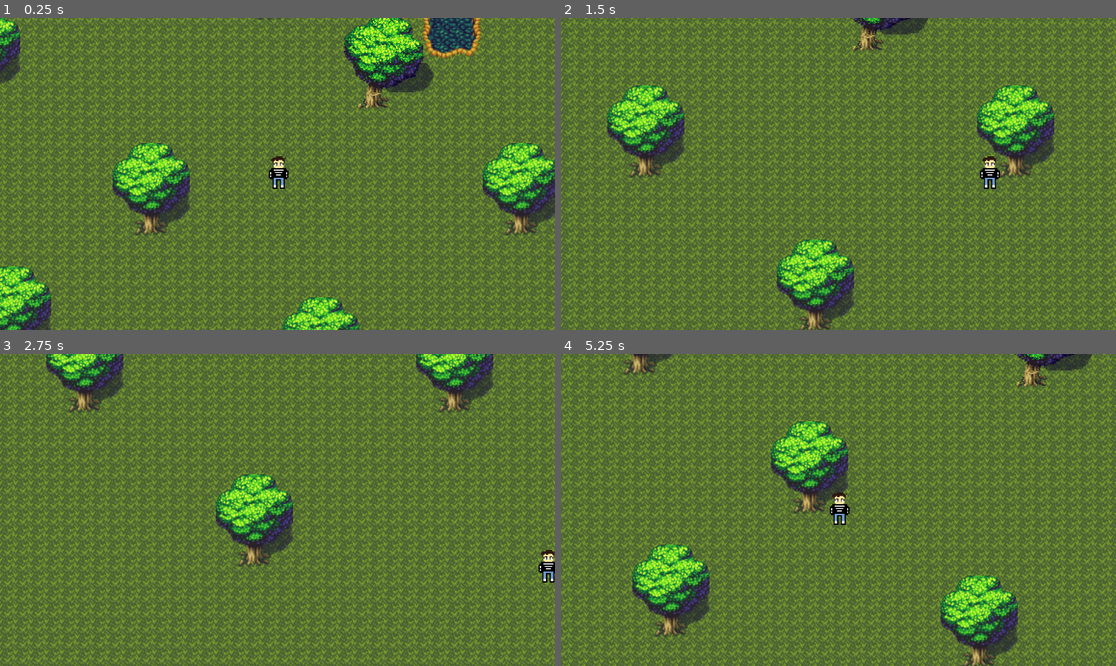
Above: before the commit, frames 1-4 (two rows, left to right).
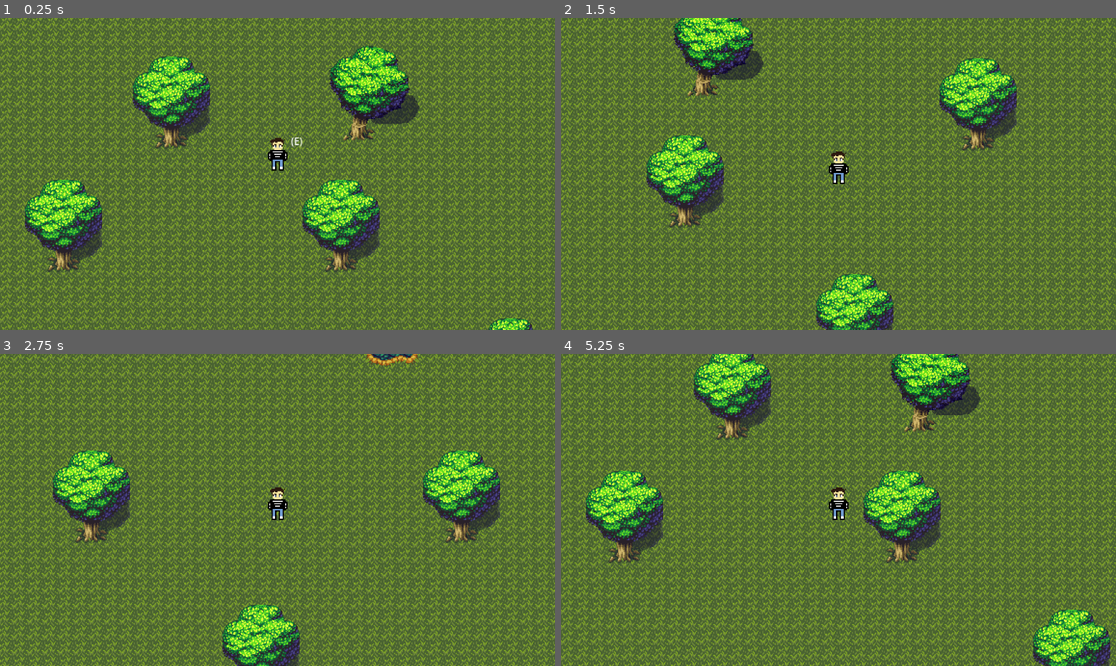
Above: after the commit, the same moments.

Repository: Jack-Jackk/ROE-Online
Game: Godot game, scene res://Scenes/main.tscn
Two runs of this game, one before a commit and one after it. Both use one fixed random seed, a clock stepped at 60 frames per second and the inputs below.
Inputs:
- Up to frame 1 (0.25 s): no input
- Up to frame 2 (1.5 s): tap Enter at 0.5 s; hold D (move_right) 0.53-1.28 s; tap E (interact) at 0.6, 1.35 s; hold S (move_down) from 1.28 s (still down)
- Up to frame 3 (2.75 s): release S (move_down) at 2.03 s; hold D (move_right) from 2.03 s (still down); tap E (interact) at 2.1 s
- Up to frame 4 (5.25 s): release D (move_right) at 2.78 s; hold W (move_up) 2.78-3.53 s; tap E (interact) every 0.75 s from 2.85 to 5.1 s; hold A (move_left) 3.53-5.03 s; hold S (move_down) from 5.03 s (still down)

The runs differ from the first frame. In frame 1, 51% of the frame differs, in the area x 0-100%, y 0-100%; in frame 2, 51%; in frame 3, 46%; in frame 4, 54%.

Commit message:
added interactable top level definitions

Diff:
--- a/Scenes/Player.tscn
+++ b/Scenes/Player.tscn
@@ -6,19 +6,23 @@
 [sub_resource type="CircleShape2D" id="CircleShape2D_ycf1b"]
 radius = 7.0
 
-[node name="CharacterBody2D" type="CharacterBody2D"]
+[sub_resource type="CircleShape2D" id="CircleShape2D_pco1h"]
+radius = 32.0624
+
+[node name="Player" type="CharacterBody2D"]
 y_sort_enabled = true
+position = Vector2(1, 2)
 script = ExtResource("1_dki0j")
 
 [node name="Sprite2D" type="Sprite2D" parent="."]
 y_sort_enabled = true
-position = Vector2(660, 309)
+position = Vector2(307, 159)
 scale = Vector2(0.160933, 0.156223)
 texture = ExtResource("2_lfre7")
 
 [node name="Camera2D" type="Camera2D" parent="."]
 y_sort_enabled = true
-position = Vector2(630, 310)
+position = Vector2(278, 165)
 zoom = Vector2(2, 2)
 limit_left = 2
 limit_top = 0
@@ -26,6 +30,32 @@
 limit_bottom = 671
 
 [node name="CollisionShape2D" type="CollisionShape2D" parent="."]
-position = Vector2(631, 319)
+position = Vector2(278, 170)
 shape = SubResource("CircleShape2D_ycf1b")
 one_way_collision_margin = 0.0
+
+[node name="Interaction Components" type="Node2D" parent="."]
+z_index = 2
+position = Vector2(279, 160)
+
+[node name="InteractLabel" type="Label" parent="Interaction Components"]
+offset_left = -95.0
+offset_top = -22.0
+offset_right = 134.0
+offset_bottom = 5.0
+theme_override_font_sizes/font_size = 10
+text = "(E)"
+horizontal_alignment = 1
+
+[node name="InteractionArea" type="Area2D" parent="Interaction Components"]
+position = Vector2(0, -1)
+collision_layer = 0
+collision_mask = 2
+monitorable = false
+
+[node name="CollisionShape2D" type="CollisionShape2D" parent="Interaction Components/InteractionArea"]
+position = Vector2(-2, -2)
+shape = SubResource("CircleShape2D_pco1h")
+
+[connection signal="area_entered" from="Interaction Components/InteractionArea" to="." method="_on_interaction_area_area_entered"]
+[connection signal="area_exited" from="Interaction Components/InteractionArea" to="." method="_on_interaction_area_area_exited"]
--- a/Scenes/choppable.tscn
+++ b/Scenes/choppable.tscn
@@ -141,10 +141,22 @@
 tracks/0/type = "value"
 tracks/0/imported = false
 tracks/0/enabled = true
-tracks/0/path = NodePath("AnimatedSprite2D:frame")
-tracks/0/interp = 1
-tracks/0/loop_wrap = true
-tracks/0/keys = {
+tracks/0/path = NodePath("AnimatedSprite2D:animation")
+tracks/0/interp = 1
+tracks/0/loop_wrap = true
+tracks/0/keys = {
+"times": PackedFloat32Array(0),
+"transitions": PackedFloat32Array(1),
+"update": 1,
+"values": [&"tree_falling"]
+}
+tracks/1/type = "value"
+tracks/1/imported = false
+tracks/1/enabled = true
+tracks/1/path = NodePath("AnimatedSprite2D:frame")
+tracks/1/interp = 1
+tracks/1/loop_wrap = true
+tracks/1/keys = {
 "times": PackedFloat32Array(0),
 "transitions": PackedFloat32Array(1),
 "update": 1,
@@ -153,23 +165,91 @@
 
 [sub_resource type="Animation" id="Animation_wtrn4"]
 resource_name = "tree falling"
-length = 20.0
-tracks/0/type = "value"
-tracks/0/imported = false
-tracks/0/enabled = true
-tracks/0/path = NodePath("AnimatedSprite2D:frame")
-tracks/0/interp = 1
-tracks/0/loop_wrap = true
-tracks/0/keys = {
-"times": PackedFloat32Array(0, 0.1, 0.2, 0.3, 0.4, 0.5, 0.6, 0.7, 0.8, 0.9, 1),
-"transitions": PackedFloat32Array(1, 1, 1, 1, 1, 1, 1, 1, 1, 1, 1),
-"update": 1,
-"values": [1, 2, 3, 4, 5, 6, 7, 8, 9, 10, 13]
+length = 2.0
+tracks/0/type = "value"
+tracks/0/imported = false
+tracks/0/enabled = true
+tracks/0/path = NodePath("AnimatedSprite2D:animation")
+tracks/0/interp = 1
+tracks/0/loop_wrap = true
+tracks/0/keys = {
+"times": PackedFloat32Array(0.1),
+"transitions": PackedFloat32Array(1),
+"update": 1,
+"values": [&"tree_falling"]
+}
+tracks/1/type = "value"
+tracks/1/imported = false
+tracks/1/enabled = true
+tracks/1/path = NodePath("AnimatedSprite2D:frame")
+tracks/1/interp = 1
+tracks/1/loop_wrap = true
+tracks/1/keys = {
+"times": PackedFloat32Array(0.2, 0.25278, 0.4, 0.5, 0.6, 0.7, 0.8, 0.9, 1, 1.1, 1.2, 1.3, 1.4, 1.5),
+"transitions": PackedFloat32Array(1, 1, 1, 1, 1, 1, 1, 1, 1, 1, 1, 1, 1, 1),
+"update": 1,
+"values": [0, 1, 2, 3, 4, 5, 6, 7, 8, 9, 10, 11, 12, 13]
+}
+
+[sub_resource type="Animation" id="Animation_tw0gm"]
+resource_name = "tree"
+tracks/0/type = "value"
+tracks/0/imported = false
+tracks/0/enabled = true
+tracks/0/path = NodePath("AnimatedSprite2D:animation")
+tracks/0/interp = 1
+tracks/0/loop_wrap = true
+tracks/0/keys = {
+"times": PackedFloat32Array(0),
+"transitions": PackedFloat32Array(1),
+"update": 1,
+"values": [&"tree"]
+}
+tracks/1/type = "value"
+tracks/1/imported = false
+tracks/1/enabled = true
+tracks/1/path = NodePath("AnimatedSprite2D:frame")
+tracks/1/interp = 1
+tracks/1/loop_wrap = true
+tracks/1/keys = {
+"times": PackedFloat32Array(0),
+"transitions": PackedFloat32Array(1),
+"update": 1,
+"values": [0]
+}
+
+[sub_resource type="Animation" id="Animation_7v7oq"]
+resource_name = "chopped_tree"
+tracks/0/type = "value"
+tracks/0/imported = false
+tracks/0/enabled = true
+tracks/0/path = NodePath("AnimatedSprite2D:animation")
+tracks/0/interp = 1
+tracks/0/loop_wrap = true
+tracks/0/keys = {
+"times": PackedFloat32Array(0),
+"transitions": PackedFloat32Array(1),
+"update": 1,
+"values": [&"chopped_tree"]
+}
+tracks/1/type = "value"
+tracks/1/imported = false
+tracks/1/enabled = true
+tracks/1/path = NodePath("AnimatedSprite2D:frame")
+tracks/1/interp = 1
+tracks/1/loop_wrap = true
+tracks/1/keys = {
+"times": PackedFloat32Array(0),
+"transitions": PackedFloat32Array(1),
+"update": 1,
+"values": [0]
 }
 
 [sub_resource type="AnimationLibrary" id="AnimationLibrary_ch5p4"]
 _data = {
 "RESET": SubResource("Animation_ajlem"),
+"chopped_tree": SubResource("Animation_7v7oq"),
+"tree": SubResource("Animation_tw0gm"),
 "tree falling": SubResource("Animation_wtrn4")
 }
 
@@ -193,6 +273,9 @@
 [node name="choppable_area" type="Area2D" parent="."]
 z_index = 2
 position = Vector2(-28, 35)
+collision_layer = 2
+collision_mask = 0
+monitoring = false
 
 [node name="CollisionShape2D" type="CollisionShape2D" parent="choppable_area"]
 z_index = 2
@@ -206,4 +289,3 @@
 
 [connection signal="timeout" from="growth_timer" to="." method="_on_growth_timer_timeout"]
 [connection signal="body_entered" from="choppable_area" to="." method="_on_choppable_area_body_entered"]
-[connection signal="body_exited" from="choppable_area" to="." method="_on_choppable_area_body_exited"]
--- a/Scenes/main.tscn
+++ b/Scenes/main.tscn
@@ -639,7 +639,7 @@
 y_sort_enabled = true
 
 [node name="player1" parent="." instance=ExtResource("2_3ohv5")]
-position = Vector2(165, 34)
+position = Vector2(144, -17)
 
 [node name="TileMap" type="TileMap" parent="."]
 y_sort_enabled = true
@@ -667,4 +667,7 @@
 polygon = PackedVector2Array(1, 18, 1151, 20, 1151, 672, 0, 672, -1, 1, -14, 685, 1148, 674, 1155, 672, 1155, -2, 1155, -9, -25, -5, -17, -3)
 
 [node name="tree_animation" parent="." instance=ExtResource("4_roueo")]
-position = Vector2(923, 228)
+position = Vector2(535, 79)
+interact_label = "Interaction Test"
+interact_type = "print_text"
+interact_value = "Yay It worked!"
--- a/Scripts/PlayerMovement.gd
+++ b/Scripts/PlayerMovement.gd
@@ -1,7 +1,8 @@
 extends CharacterBody2D
 # speed in pixels/sec
 var speed = 300
-
+@onready var all_interactions = []
+@onready var interactLabel = $"Interaction Components/InteractLabel"
 var player_state
 #anytime the player.tscn is rendered play the idle animation
 
@@ -17,3 +18,18 @@
 
     velocity = direction * speed
     move_and_slide()
+
+
+func _on_interaction_area_area_entered(area):
+    all_interactions.insert(1, area)
+    update_interactions()
+
+func _on_interaction_area_area_exited(area):
+    all_interactions.erase(area)
+    update_interactions()
+
+func update_interactions():
+    if all_interactions:
+        interactLabel.text = all_interactions[0].interact_label
+    else:
+        interactLabel.text = ""
--- a/Scripts/TileMap.gd
+++ /dev/null
@@ -1,62 +0,0 @@
-extends TileMap
-
-var moisture = FastNoiseLite.new()
-var temperature = FastNoiseLite.new()
-var altitude = FastNoiseLite.new()
-var width = 300
-var height = 300
-@onready var player = get_tree().current_scene.get_node("Player")
-
-var loaded_chunks = []
-
-func _ready():
-	moisture.seed = randi()
-	temperature.seed = randi()
-	altitude.seed = randi()
-
-	altitude.frequency = 0.03
-
-
-# Called every frame. 'delta' is the elapsed time since the previous frame.
-func _process(_delta):
-	var player_tile_pos = local_to_map(player.position)
-
-	generate_chunk(player_tile_pos)
-
-	unload_distant_chunks(player_tile_pos)
-
-
-func generate_chunk(pos):
-	for x in range(width):
-		for y in range(height):
-			var moist = moisture.get_noise_2d(pos.x - (width/2) + x, pos.y - (height/2) + y)*10
-			var temp = temperature.get_noise_2d(pos.x - (width/2) + x, pos.y - (height/2) + y)*10
-			var alt = altitude.get_noise_2d(pos.x - (width/2) + x, pos.y - (height/2) + y)*10
-			if alt < 0:
-				set_cell(0, Vector2i(pos.x - (width/2) + x, pos.y - (height/2) + y), 0, Vector2(3, round(3 * (temp+10)/20)))
-			else:
-				set_cell(0, Vector2i(pos.x - (width/2) + x, pos.y - (height/2) + y), 0, Vector2(round(3 * (moist+10)/20), round(3 * (temp+10)/20)))
-
-			if Vector2i(pos.x, pos.y) not in loaded_chunks:
-				loaded_chunks.append(Vector2i(pos.x, pos.y))
-
-func unload_distant_chunks(player_pos):
-	var unload_dist = (width * 2) + 1
-
-	for chunk in loaded_chunks:
-		var dist_to_player = dist(chunk, player_pos)
-
-		if dist_to_player > unload_dist:
-			clear_chunk(chunk)
-			loaded_chunks.erase(chunk)
-
-
-func clear_chunk(pos):
-	for x in range(width):
-		for y in range(height):
-			set_cell(0, Vector2i(pos.x - (width/2) + x, pos.y - (height/2) + y), -1, Vector2(-1,-1))
-
-
-func dist(p1,p2):
-	var r = p1 - p2
-	return sqrt(r.x ** 2 + r.y ** 2)
--- a/Scripts/choppabletree.gd
+++ b/Scripts/choppabletree.gd
@@ -1,31 +1,47 @@
-extends Node2D
+class_name Interactable extends Node2D
 
-var state = "tree" # tree, tree_falling, chopped_tree
-var player_in_area = false
-@onready var anim = get_node("AnimationPlayer")
-
-func _ready():
-	if state == "chopped_tree":
-		$growth_timer.start()
-
-func _process(_delta):
-	if state == "tree":
-		anim.play("tree")
-	if player_in_area:
-		if Input.is_action_just_pressed("interact"):
-			state = "tree_falling"
-			anim.play("tree_falling")
-			$growth_timer.start()
-
-func _on_choppable_area_body_exited(body):
-	if body.has_method("Player"):
-		player_in_area == true
+@export var interact_label = "none"
+@export var interact_type = "none"
+@export var interact_value = "none"
 
 
-func _on_choppable_area_body_entered(body):
-	if body.has_method("Player"):
-		player_in_area == false
 
-func _on_growth_timer_timeout():
-	if state == "tree_falling":
-		state = "tree"
+
+
+
+
+
+
+
+
+
+#var state = "tree" # tree, tree_falling, chopped_tree
+#var player_in_area = false
+#@onready var anim = get_node("AnimationPlayer")
+
+#func _ready():
+#	if state == "tree":
+#		$growth_timer.start()
+
+#func _process(_delta):
+#	if state == "tree":
+#		anim.play("tree")
+#	if player_in_area:
+#		if Input.is_action_just_pressed("e"):
+#			print("it worked")
+#			state = "tree_falling"
+#			anim.play("tree_falling")
+#			$growth_timer.start()
+
+
+#func _on_choppable_area_body_entered(body:Node2D):
+#	if body.has_method("Player"):
+#		player_in_area == false
+
+#func _on_choppable_area_body_exited(body:Node2D):
+#	if body.has_method("Player"):
+#		player_in_area == true
+
+#func _on_growth_timer_timeout():
+#	if state == "tree_falling":
+#		state = "tree"
--- a/project.godot
+++ b/project.godot
@@ -48,4 +48,8 @@
 
 [layer_names]
 
-2d_physics/layer_1="water"
+2d_physics/layer_2="interactions"
+
+[rendering]
+
+textures/canvas_textures/default_texture_filter=0
Not shown: 1 places in Scenes/Player.tscn that only renumber resources
Not shown: 1 places in Scenes/choppable.tscn that only renumber resources
